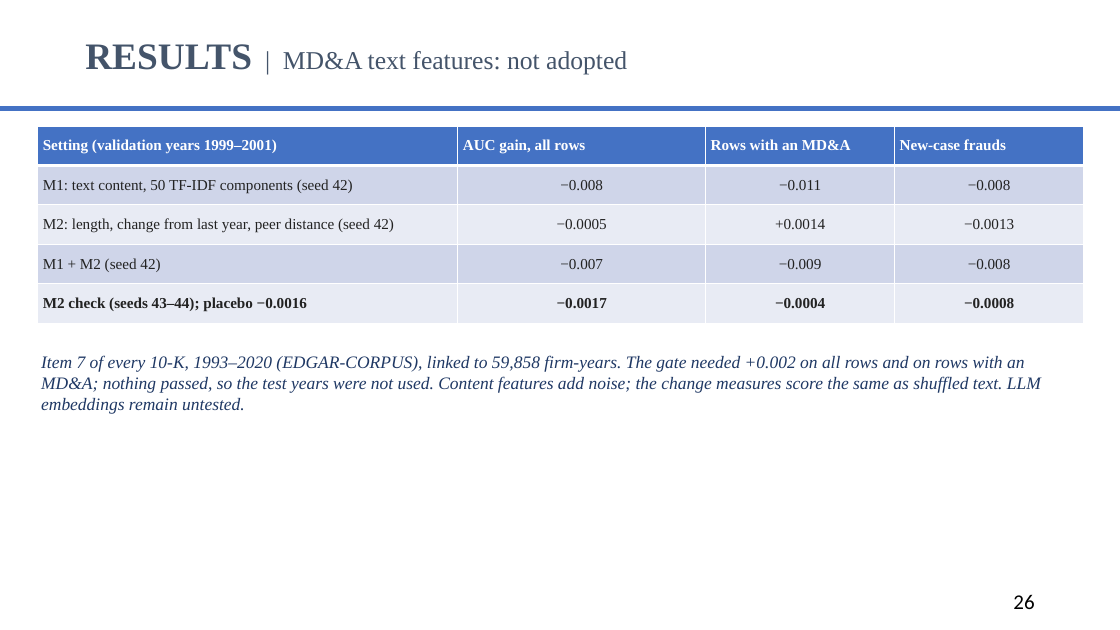
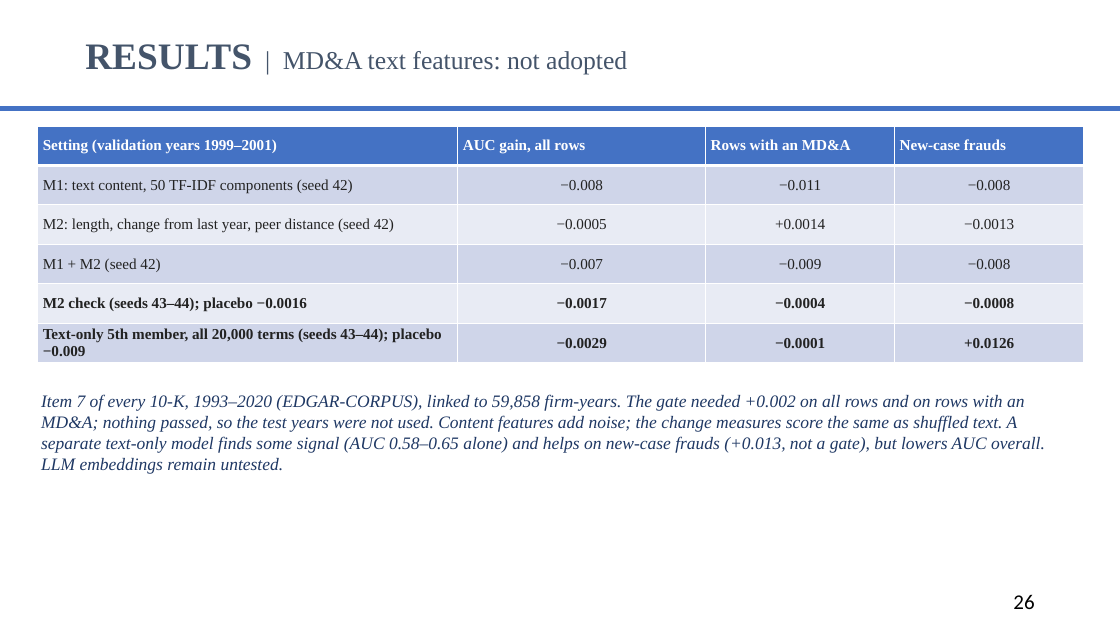
Before and after one commit to dhruv-37/Final-Year-Project-Minor, a slide deck: slide 27 of presentation/Fraud_Detection_Midterm_IIITR.pptx. Drawn at 1120x630 pixels with LibreOffice and Linux fonts; fonts in the diff are those of the drawing; background and template pictures are left out. Boxes give left, top, right and bottom in pixels: in the first picture for what was removed or moved away, otherwise in the second. Text is boxed around its words. In the diff, an @@ line names an element or a change of style, - is before the commit and + after.

```diff
--- a/presentation/Fraud_Detection_Midterm_IIITR.pptx
+++ b/presentation/Fraud_Detection_Midterm_IIITR.pptx
@@ table at (38,126,1084,363) @@
+row 6: Text-only 5th member, all 20,000 terms (seeds 43–44); placebo −0.009 | −0.0029 | −0.0001 | +0.0126
@@ text at (41,394,1045,474): text changed @@
-Item 7 of every 10-K, 1993–2020 (EDGAR-CORPUS), linked to 59,858 firm-years. The gate needed +0.002 on all rows and on rows with an MD&A; nothing passed, so the test years were not used. Content features add noise; the change measures score the same as shuffled text. LLM embeddings remain untested.
+Item 7 of every 10-K, 1993–2020 (EDGAR-CORPUS), linked to 59,858 firm-years. The gate needed +0.002 on all rows and on rows with an MD&A; nothing passed, so the test years were not used. Content features add noise; the change measures score the same as shuffled text. A separate text-only model finds some signal (AUC 0.58–0.65 alone) and helps on new-case frauds (+0.013, not a gate), but lowers AUC overall. LLM embeddings remain untested.
```
Also in this commit, not shown: 5 other files.
